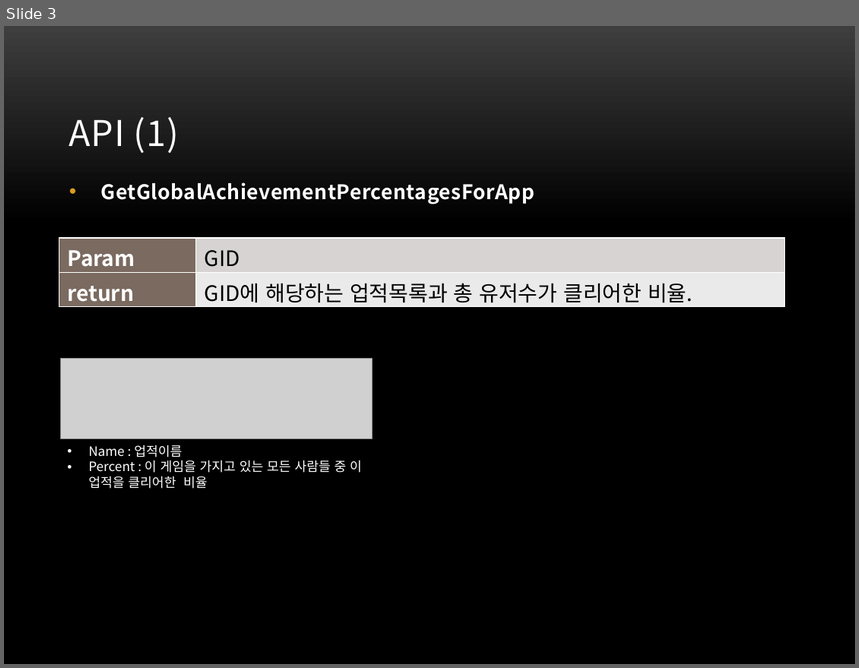
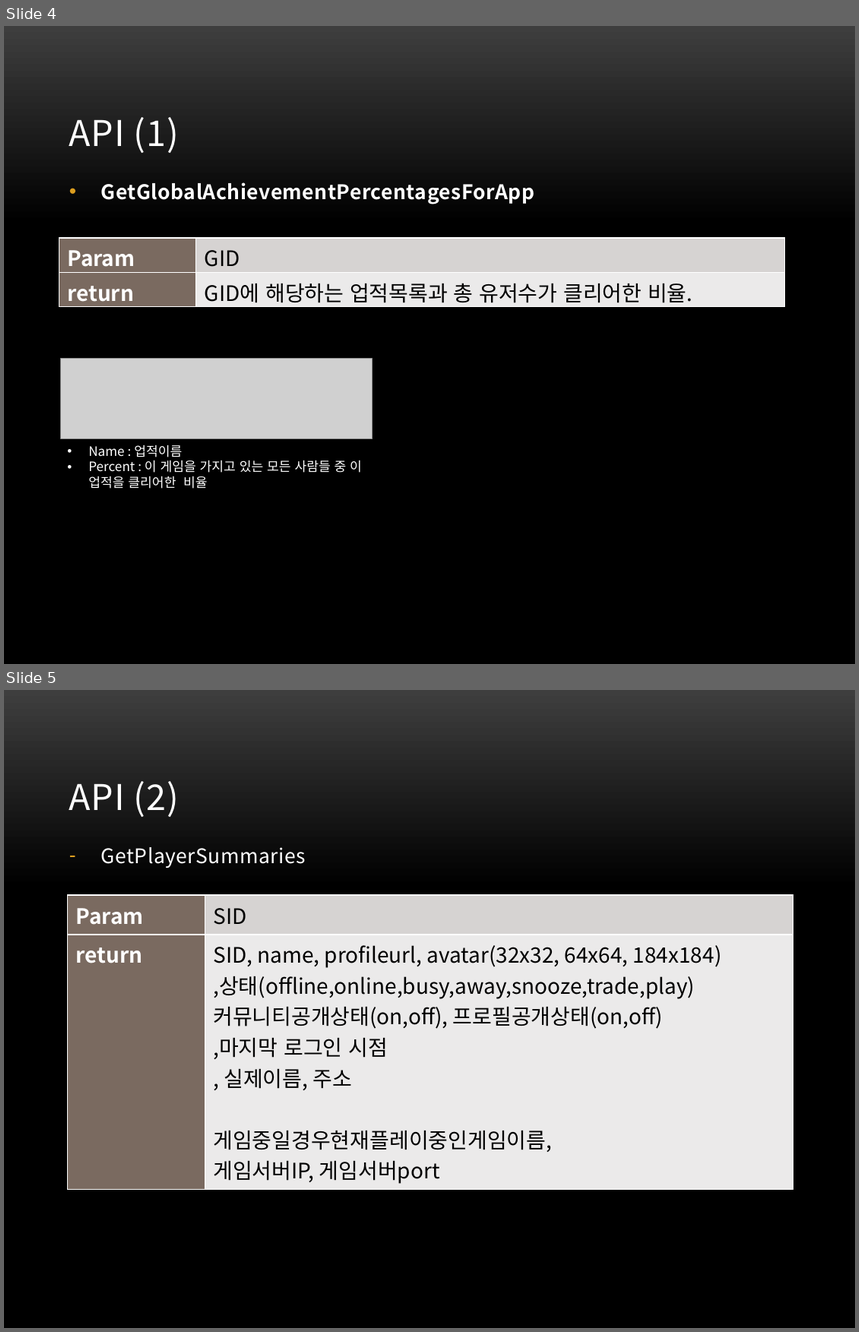
Before and after one commit to tangible-idea/steamapi, a slide deck: Steam_Web_API_Analysis.pptx. Shown one above the other, each under a label of ours: slide 3 before the commit, slides 4 and 5 after it. The pictures are 859x668 and 859x1332 pixels, drawn with LibreOffice and Linux fonts; fonts in the diff are those of the drawing; grey boxes stand for pictures; background and template pictures are left out. Boxes give left, top, right and bottom in pixels: in the first picture for what was removed or moved away, otherwise in the second. Text is boxed around its words. In the diff, an @@ line names an element or a change of style, - is before the commit and + after.

```diff
--- a/Steam_Web_API_Analysis.pptx
+++ b/Steam_Web_API_Analysis.pptx
@@ slide 5 added at [4, 690, 855, 1328], background picture (left out) @@
@@ title added at [69, 781, 179, 817], 30 pt, text #FFFFFF @@
+API (2)
@@ text added at [101, 847, 306, 868], 17 pt, text #FFFFFF @@
+– GetPlayerSummaries
@@ table added at [68, 895, 794, 1187], 2 rows, 2 columns @@
+Param | SID
+return | SID, name, profileurl, avatar(32x32, 64x64, 184x184) / ,상태(offline,online,busy,away,snooze,trade,play) / 커뮤니티공개상태(on,off), 프로필공개상태(on,off) / ,마지막 로그인 시점 / , 실제이름, 주소 / 게임중일경우현재플레이중인게임이름, / 게임서버IP, 게임서버port
@@ what was slide 3 is now slide 4 @@
```
Also in this commit, not shown: 1 slide changed, 4 other slides added, 1 slide removed.
